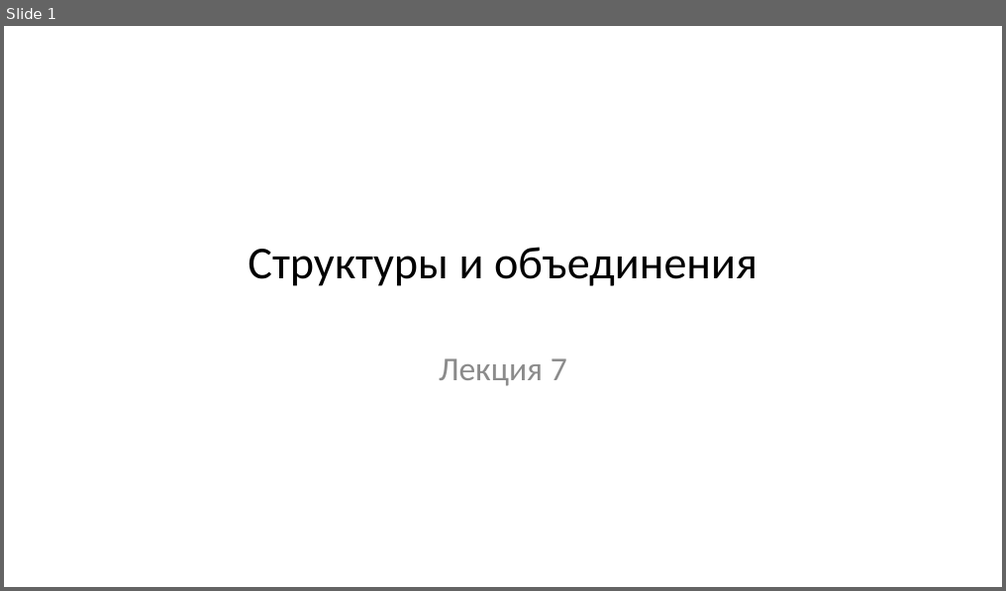
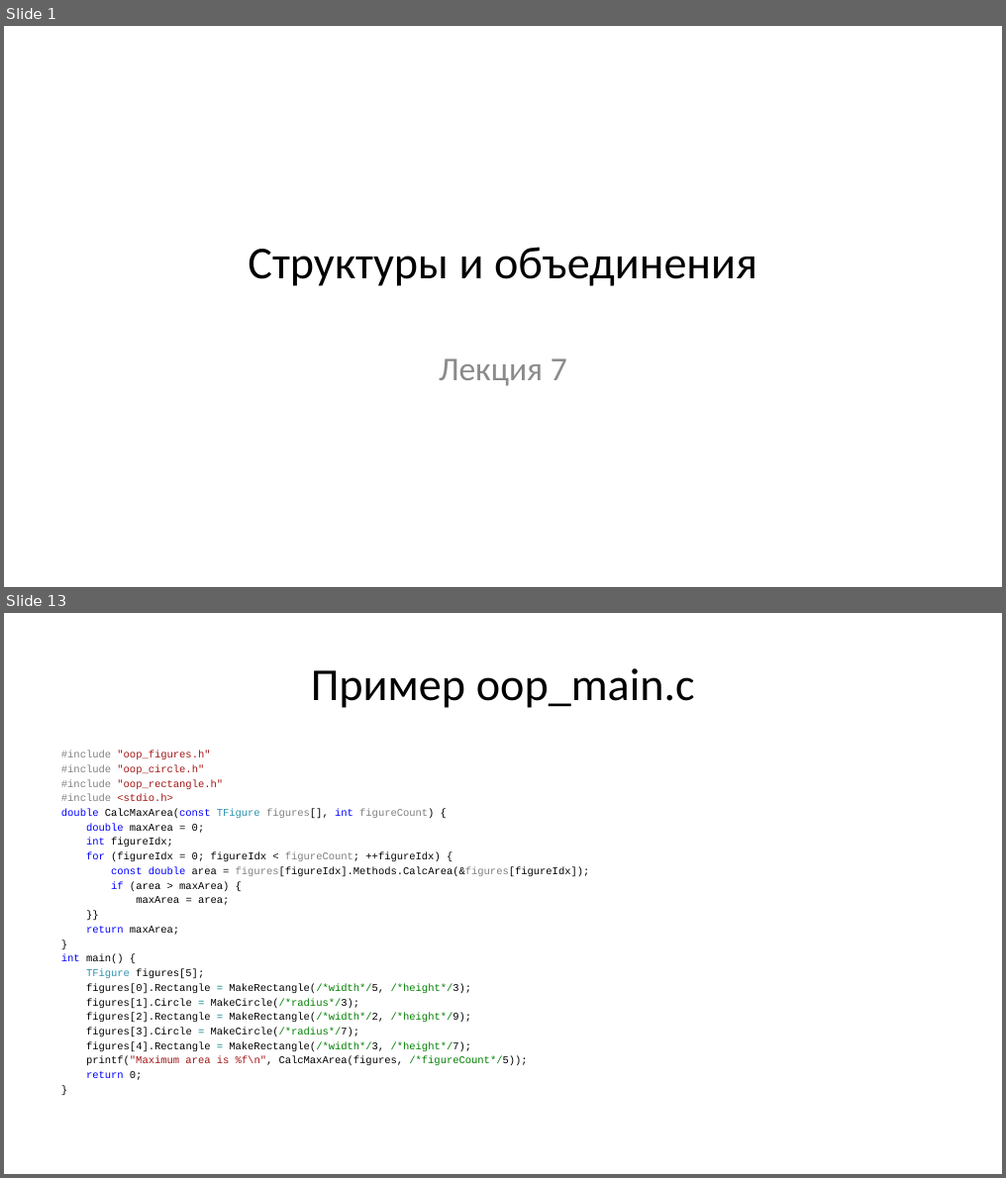
Before and after one commit to Evgueni-Petrov-aka-espetrov/Algorithms-and-Programming-in-C-pptx, a slide deck: 07 Структуры.pptx. Shown one above the other, each under a label of ours: slide 1 before the commit, slides 1 and 13 after it; the slides between them are not shown. The pictures are 1006x591 and 1006x1178 pixels, drawn with LibreOffice and Linux fonts; fonts in the diff are those of the drawing. Boxes give left, top, right and bottom in pixels: in the first picture for what was removed or moved away, otherwise in the second. Text is boxed around its words. In the diff, an @@ line names an element or a change of style, - is before the commit and + after.

Commit message:
добавил пример с ООП

```diff
--- a/07 Структуры.pptx
+++ b/07 Структуры.pptx
@@ slide 13 added at (4,613,1002,1174), background #FFFFFF @@
@@ title added at (311,668,695,708), 44 pt, text #000000 @@
+Пример oop_main.c
@@ text added at (61,751,590,1080), 10 pt, text #000000 @@
+#include "oop_figures.h"
+#include "oop_circle.h"
+#include "oop_rectangle.h"
+#include <stdio.h>
+double CalcMaxArea(const TFigure figures[], int figureCount) {
+double maxArea = 0;
+int figureIdx;
+for (figureIdx = 0; figureIdx < figureCount; ++figureIdx) {
+const double area = figures[figureIdx].Methods.CalcArea(&figures[figureIdx]);
+if (area > maxArea) {
+maxArea = area;
+}}
+return maxArea;
+}
+int main() {
+TFigure figures[5];
+figures[0].Rectangle = MakeRectangle(/*width*/5, /*height*/3);
+figures[1].Circle = MakeCircle(/*radius*/3);
+figures[2].Rectangle = MakeRectangle(/*width*/2, /*height*/9);
+figures[3].Circle = MakeCircle(/*radius*/7);
+figures[4].Rectangle = MakeRectangle(/*width*/3, /*height*/7);
+printf("Maximum area is %f\n", CalcMaxArea(figures, /*figureCount*/5));
+return 0;
+}
```
Also in this commit, not shown: 9 slides changed, 6 other slides added, 6 slides removed.
